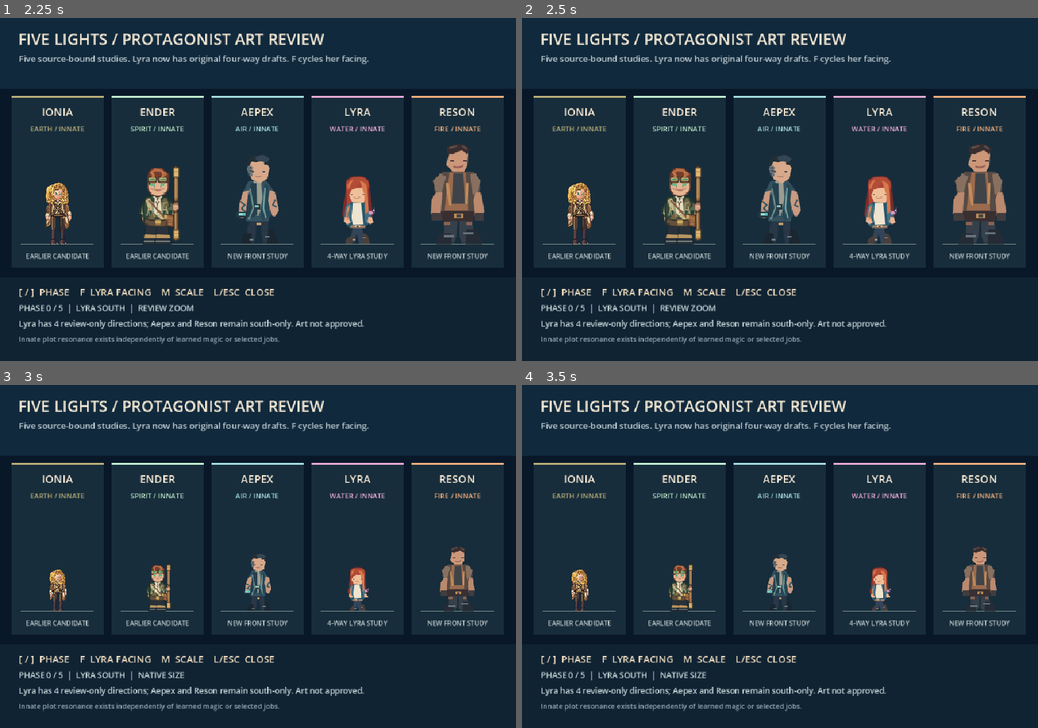
Above: before the commit, frames 1-4 (two rows, left to right).
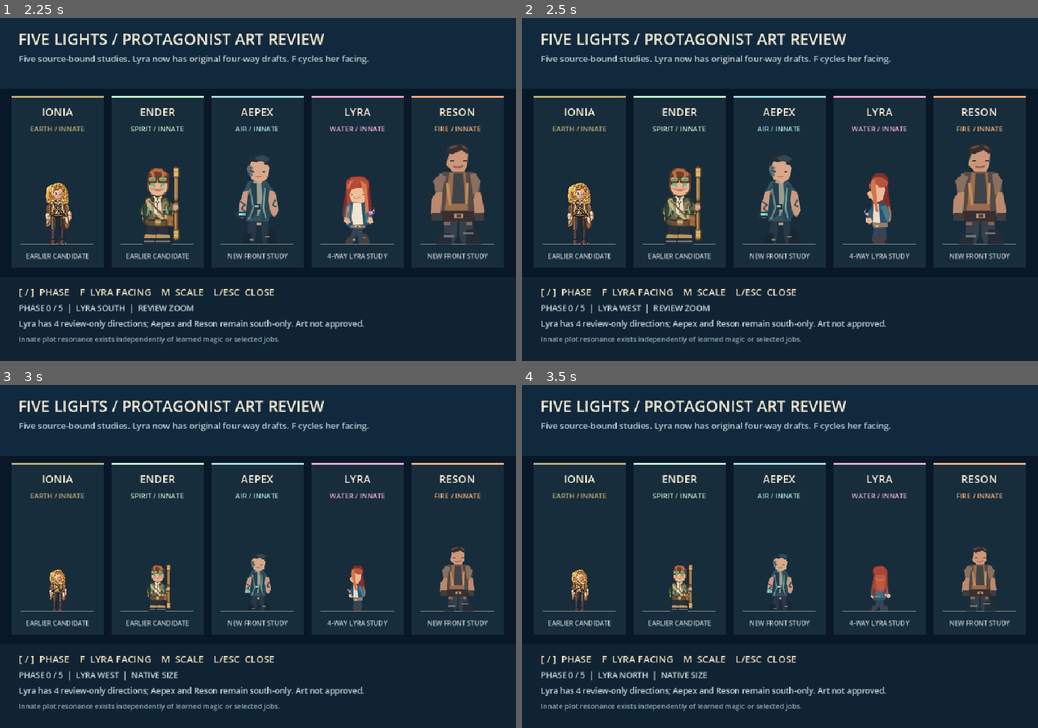
Above: after the commit, the same moments.

Repository: ndrorchestration/ToSailaStarrySky-jrpg
Game: Godot game, scene res://scenes/first_wake.tscn
Same seed, same stepped clock (60 frames per second), same inputs: the game is played once before the commit and once after it.
Inputs:
- Up to frame 1 (2.25 s): tap Enter at 0.5 s; hold Right (ui_right) 0.53-1.28 s; tap F at 0.6, 1.35 s; hold Down (ui_down) 1.28-2.03 s; tap Space at 2 s; hold Right (ui_right) from 2.03 s (still down); tap L at 2.1 s
- Up to frame 2 (2.5 s): keep holding Right (ui_right); tap F at 2.3 s
- Up to frame 3 (3 s): tap Enter at 2.75 s; release Right (ui_right) at 2.78 s; hold Up (ui_up) from 2.78 s (still down); tap M at 2.85 s
- Up to frame 4 (3.5 s): keep holding Up (ui_up); tap F at 3.05 s

Frame 1 is identical in both runs. In frame 2, 0.9% of the frame differs, in the area x 18-73%, y 45-87%; in frame 3, 0.5%; in frame 4, 0.5%.

Commit message:
feat(godot): bind F to Lyra facing cycle inside opt-in review only

Diff:
--- a/godot/scripts/first_wake.gd
+++ b/godot/scripts/first_wake.gd
@@ -119,6 +119,8 @@
             character_lineup_review.set_walk_phase(character_lineup_review.walk_phase + 1)
         elif event.keycode == KEY_M:
             character_lineup_review.set_magnified(not character_lineup_review.magnified)
+        elif event.keycode == KEY_F:
+            character_lineup_review.cycle_lyra_direction()
         return
     if event.keycode == KEY_E and ender.global_position.distance_to(ionia.global_position) <= 110.0:
         dialogue_open = not dialogue_open
